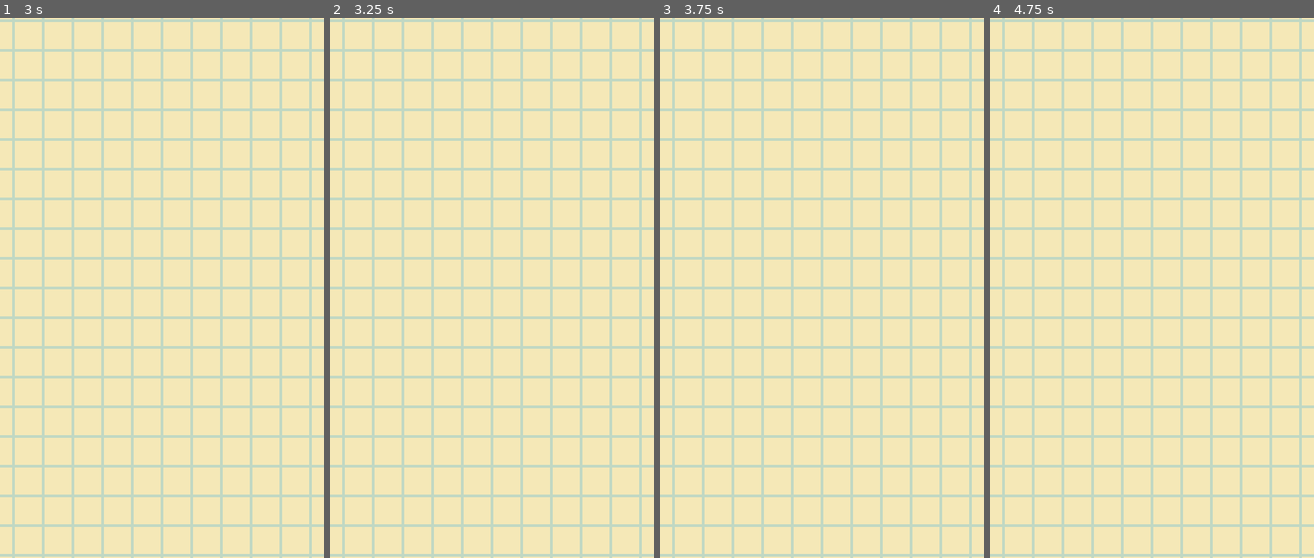
Above: before the commit, frames 1-4 (left to right).
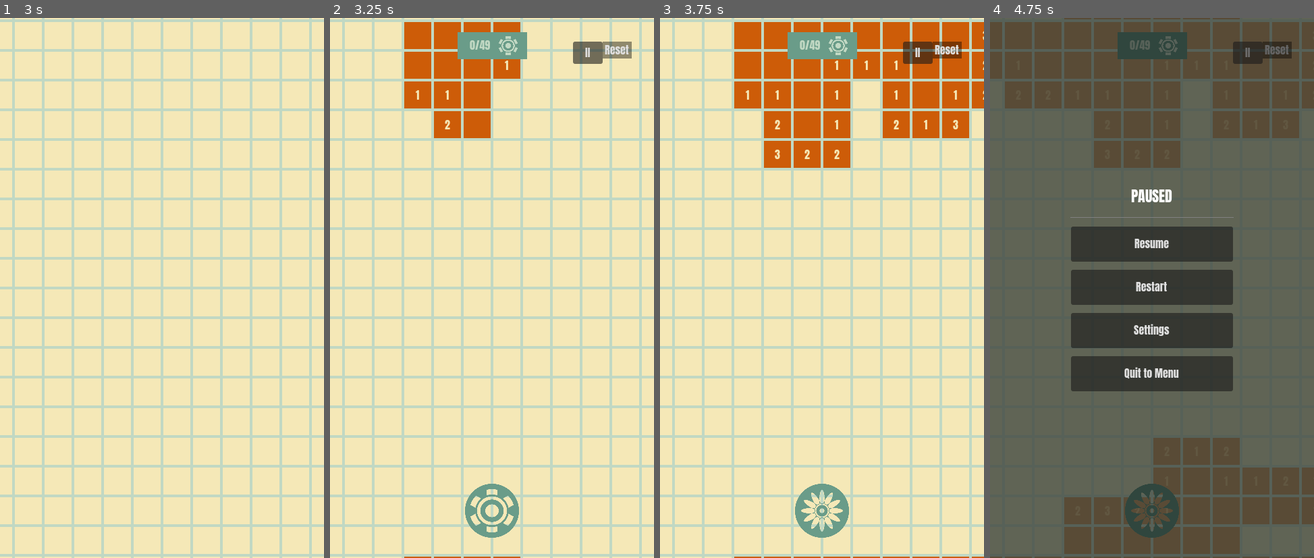
Above: after the commit, the same moments.

Repository: Kape99/mine-sweeper
Game: Godot game, scene res://Scenes/base.tscn
The game is run twice, just before and just after one commit, with the same random seed, the same clock (stepped at 60 frames per second) and the same inputs.
Inputs (mouse positions are in pixels of both pictures, inside the frame that each line leads up to):
- Up to frame 1 (3 s): click "PLAY" at 0.5 s; tap Enter at 1.25, 2.75 s; drag from (29, 34) to (116, 34) at 1.27 s; tap Space at 2 s; drag from (29, 34) to (116, 34) at 2.02 s; move the mouse to (87, 34) at 2.77 s; click (87, 34) at 2.92 s
- Up to frame 2 (3.25 s): no input
- Up to frame 3 (3.75 s): click (822, 509) at 3.52 s
- Up to frame 4 (4.75 s): click (1249, 50) at 4.25 s, where only the run after the commit has a clickable "II"

Frame 1 is identical in both runs. In frame 2, 7.3% of the frame differs, in the area x 22-94%, y 0-100%; in frame 3, 15%; in frame 4, 100%, in the area x 0-100%, y 0-100%.

Commit message:
fix defuse bug

Diff:
--- a/Scripts/Board/base_board.gd
+++ b/Scripts/Board/base_board.gd
@@ -87,6 +87,11 @@
 var _display_touch_position: Vector2 = Vector2.ZERO
 var _display_long_press_triggered: bool = false
 var _display_logical_cell: CellBase = null
+
+## Double-tap tracking for taps on wrap-mode display copies (mirrors CellBase).
+var _display_pending_tap_time: int = 0
+var _display_pending_tap_position: Vector2 = Vector2.ZERO
+var _display_pending_cell: CellBase = null
 
 ## Currently highlighted neighbors (from a long-press on a revealed cell).
 var _highlighted_neighbors: Array[CellBase] = []
@@ -294,6 +299,8 @@
 func _connect_signals(cell: CellBase) -> void:
 	if not cell.cell_pressed.is_connected(_on_cell_pressed):
 		cell.cell_pressed.connect(_on_cell_pressed)
+	if not cell.cell_open_requested.is_connected(_on_cell_open_requested):
+		cell.cell_open_requested.connect(_on_cell_open_requested)
 	if not cell.cell_explored.is_connected(_handle_explored):
 		cell.cell_explored.connect(_handle_explored)
 	if not cell.cell_defused.is_connected(_handle_defuse):
@@ -319,6 +326,8 @@
 func _release_cell(cell: CellBase) -> void:
 	if cell.cell_pressed.is_connected(_on_cell_pressed):
 		cell.cell_pressed.disconnect(_on_cell_pressed)
+	if cell.cell_open_requested.is_connected(_on_cell_open_requested):
+		cell.cell_open_requested.disconnect(_on_cell_open_requested)
 	if cell.cell_explored.is_connected(_handle_explored):
 		cell.cell_explored.disconnect(_handle_explored)
 	if cell.cell_defused.is_connected(_handle_defuse):
@@ -426,6 +435,7 @@
 	if elapsed <= Settings.long_press_threshold_ms:
 		return
 	_display_long_press_triggered = true
+	_display_pending_cell = null
 	if _display_logical_cell and _display_logical_cell.is_explored() and _display_logical_cell.nearby > 0:
 		_highlight_neighbors(_display_logical_cell)
 
@@ -465,10 +475,30 @@
 			if cell and not cell.is_explored() and _display_touch_position.distance_to(event.position) < Settings.tap_threshold:
 				cell.defuse()
 			return
-		if _display_touch_position.distance_to(event.position) < Settings.tap_threshold:
-
-			if cell:
-				_on_cell_pressed(cell, cell.nearby)
+		if cell and _display_touch_position.distance_to(event.position) < Settings.tap_threshold:
+			_on_display_tap(cell, event.position)
+
+
+## Same tap rules as [method CellBase._on_area_2d_input_event], for taps on
+## wrap-mode display copies: a double tap always opens; a single tap goes to
+## [method _on_cell_pressed], which decides what it does.
+func _on_display_tap(cell: CellBase, pos: Vector2) -> void:
+	var now: int = Time.get_ticks_msec()
+	var is_double_tap: bool = (
+		Settings.use_double_tap
+		and _display_pending_cell == cell
+		and now - _display_pending_tap_time <= Settings.double_tap_window_ms
+		and _display_pending_tap_position.distance_to(pos) < Settings.tap_threshold
+	)
+	if is_double_tap:
+		_display_pending_cell = null
+		_on_cell_open_requested(cell)
+		return
+	if Settings.use_double_tap:
+		_display_pending_cell = cell
+		_display_pending_tap_time = now
+		_display_pending_tap_position = pos
+	_on_cell_pressed(cell, cell.nearby)
 
 
 ## Finds the logical cell under a position on a non-center display tile.
@@ -642,20 +672,46 @@
 	# must never start a game from a stray tap.
 	if _is_game_over or not can_process():
 		return
+	# The first tap (single, or the first half of a double) always opens and
+	# starts the game, whatever the mode.
+	if not _is_game_started:
+		_on_cell_open_requested(cell)
+		return
 	var logical_cell: CellBase = _get_center_cell(cell)
 	if GlobalState.is_defusing:
 		if logical_cell.is_explored() and logical_cell.nearby > 0:
 			_chord_reveal(logical_cell)
 		else:
 			logical_cell.defuse()
-	elif logical_cell.is_explored() and logical_cell.nearby > 0:
-		_chord_reveal(logical_cell)
-	else:
-		if not _is_game_started:
-			_first_move(logical_cell)
-		logical_cell.explore()
-		if logical_cell.nearby == 0:
-			_explore_nearby(logical_cell)
+	elif not Settings.use_double_tap:
+		_open_cell(logical_cell)
+	# else: normal mode with double tap on — a single tap waits for the second.
+
+
+## Double tap: always opens the cell, in any mode. A flag is removed first —
+## including the one the first tap of the pair just placed in defuse mode.
+func _on_cell_open_requested(cell: CellBase) -> void:
+	if _is_game_over or not can_process():
+		return
+	var logical_cell: CellBase = _get_center_cell(cell)
+	if logical_cell.is_defused():
+		logical_cell.defuse()
+	_open_cell(logical_cell)
+
+
+## Explores [param logical_cell], or chord-reveals it if it's a revealed number.
+## Already-open blank cells are a no-op (e.g. the second half of a double tap
+## whose first tap started the game).
+func _open_cell(logical_cell: CellBase) -> void:
+	if logical_cell.is_explored():
+		if logical_cell.nearby > 0:
+			_chord_reveal(logical_cell)
+		return
+	if not _is_game_started:
+		_first_move(logical_cell)
+	logical_cell.explore()
+	if logical_cell.nearby == 0:
+		_explore_nearby(logical_cell)
 
 
 ## Chord reveal: if number of defused neighbors equals cell's nearby count,
--- a/Scripts/Gameplay/cell.gd
+++ b/Scripts/Gameplay/cell.gd
@@ -34,9 +34,14 @@
 @onready var _cell_triangle: Polygon2D = $Area2D/Polygon2D
 @onready var _cell_collision: CollisionPolygon2D = $Area2D/CollisionPolygon2D
 
-## Emitted when the player taps this cell. [param cell] is self, [param p_nearby]
+## Emitted on every single tap (also the first tap of a double tap); the
+## board decides what it does. [param cell] is self, [param p_nearby]
 ## is the mine-neighbor count (or -1 if mine).
 signal cell_pressed(cell: CellBase, p_nearby: int)
+
+## Emitted on a double tap (when [member Settings.use_double_tap] is on).
+## A double tap always opens the cell, even in defuse mode or when flagged.
+signal cell_open_requested(cell: CellBase)
 
 ## Emitted when a non-mine cell transitions to explored state.
 signal cell_explored(cell: CellBase)
@@ -312,7 +317,11 @@
 		get_viewport().set_input_as_handled()
 		return
 
-	if is_release_event:
+	# One physical tap arrives twice — as a touch AND a mouse event — because
+	# of input pointing emulation (emulate_touch_from_mouse in project.godot,
+	# emulate_mouse_from_touch by default). Only the first release of a press
+	# counts; the duplicate would toggle defuse back or fake a double tap.
+	if is_release_event and _touch_pressed:
 		_touch_pressed = false
 		var had_long_press: bool = _long_press_triggered
 		var was_dragged: bool = _touch_dragged
@@ -327,24 +336,24 @@
 			get_viewport().set_input_as_handled()
 			return
 		if within_threshold:
-			if GlobalState.is_defusing:
-				# Defuse mode: a single tap toggles defuse. Delegate to the
-				# board (via cell_pressed) so defuse/chord/explore logic lives
-				# in one place (BaseBoard._on_cell_pressed) instead of being
-				# duplicated here, which could call cell.defuse() twice.
-				cell_pressed.emit(self, nearby)
-			elif Settings.use_double_tap:
-				var now: int = Time.get_ticks_msec()
-				if _pending_tap_time > 0 \
-					and now - _pending_tap_time <= Settings.double_tap_window_ms \
-					and _pending_tap_position.distance_to(event.position) < Settings.tap_threshold:
-					# Second tap within window → double tap → explore.
-					_pending_tap_time = 0
-					cell_pressed.emit(self, nearby)
-				else:
-					# First tap → remember it, wait for possible second tap.
+			var now: int = Time.get_ticks_msec()
+			var is_double_tap: bool = (
+				Settings.use_double_tap
+				and _pending_tap_time > 0
+				and now - _pending_tap_time <= Settings.double_tap_window_ms
+				and _pending_tap_position.distance_to(event.position) < Settings.tap_threshold
+			)
+			if is_double_tap:
+				# Double tap always opens the cell, in any mode.
+				_pending_tap_time = 0
+				cell_open_requested.emit(self)
+			else:
+				if Settings.use_double_tap:
+					# Remember this tap; a second one within the window opens.
 					_pending_tap_time = now
 					_pending_tap_position = event.position
-			else:
+				# The board decides what a single tap does (open, flag, or
+				# nothing) so that logic lives in one place:
+				# BaseBoard._on_cell_pressed.
 				cell_pressed.emit(self, nearby)
 			get_viewport().set_input_as_handled()
--- a/Scripts/Settings.gd
+++ b/Scripts/Settings.gd
@@ -5,6 +5,9 @@
 
 const CONFIG_PATH: String = "user://settings.cfg"
 const CONFIG_SECTION: String = "settings"
+
+## Bump when a stored setting needs a one-time upgrade; see [method _migrate].
+const SETTINGS_VERSION: int = 1
 
 signal setting_changed(key: String, value: Variant)
 
@@ -22,7 +25,8 @@
 		long_press_threshold_ms = clampi(v, 50, 5000)
 		_persist("long_press_threshold_ms", long_press_threshold_ms)
 
-## Whether a double tap (instead of a single tap) triggers explore.
+## Whether a double tap (instead of a single tap) opens a cell. A double tap
+## always opens, even in defuse mode or on a flagged cell.
 var use_double_tap: bool:
 	set(v):
 		use_double_tap = v
@@ -68,8 +72,21 @@
 
 	tap_threshold = _config.get_value(CONFIG_SECTION, "tap_threshold", 15.0)
 	long_press_threshold_ms = _config.get_value(CONFIG_SECTION, "long_press_threshold_ms", 400)
-	use_double_tap = _config.get_value(CONFIG_SECTION, "use_double_tap", false)
+	use_double_tap = _config.get_value(CONFIG_SECTION, "use_double_tap", true)
 	double_tap_window_ms = _config.get_value(CONFIG_SECTION, "double_tap_window_ms", 350)
+	_migrate(_config.get_value(CONFIG_SECTION, "settings_version", 0))
+
+
+## One-time upgrades for configs saved by older versions.
+func _migrate(from_version: int) -> void:
+	if from_version >= SETTINGS_VERSION:
+		return
+	if from_version < 1:
+		# v1: double tap became the default. Older installs saved the old
+		# default (off) on first launch, so switch it on once.
+		use_double_tap = true
+	_config.set_value(CONFIG_SECTION, "settings_version", SETTINGS_VERSION)
+	_save()
 
 
 ## Reset all settings to their in-code defaults and persist.
@@ -81,8 +98,9 @@
 func _apply_defaults() -> void:
 	tap_threshold = 15.0
 	long_press_threshold_ms = 400
-	use_double_tap = false
+	use_double_tap = true
 	double_tap_window_ms = 350
+	_config.set_value(CONFIG_SECTION, "settings_version", SETTINGS_VERSION)
 
 
 ## Reads a stored setting by key (fallback to default if missing).
--- a/Scripts/Tests/test_defuse_double.gd
+++ b/Scripts/Tests/test_defuse_double.gd
@@ -1,9 +1,16 @@
 ## Regression: in defuse mode a tap must toggle defuse exactly once.
 ## If cell.defuse() were invoked twice per tap (once in cell.gd and once in
-## BaseBoard._on_cell_pressed), the cell would end un-flagged.
+## BaseBoard._on_cell_pressed, or once per emulated touch+mouse event), the
+## cell would end un-flagged. Also covers double tap (always opens) and the
+## first tap of a game (always opens, single or double).
 extends TestCase
 
 const SQUARE_SCENE: String = "res://Scenes/Board/square_board.tscn"
+
+var _press: InputEventScreenTouch
+var _release: InputEventScreenTouch
+var _mouse_press: InputEventMouseButton
+var _mouse_release: InputEventMouseButton
 
 
 func _ready() -> void:
@@ -13,33 +20,133 @@
 
 
 func run() -> void:
+	_build_events()
+	var prev_double_tap: bool = Settings.use_double_tap
+
+	_test_first_tap(false, false, "single tap, double tap off")
+	_test_first_tap(true, false, "single tap, double tap on")
+	_test_first_tap(true, true, "double tap")
+
+	var board: BaseBoard = _started_board()
+
+	# --- Double tap off: every defuse-mode tap toggles once ---
+	Settings.use_double_tap = false
+	GlobalState.is_defusing = true
+	var cell: CellBase = board.board_state[1][1]
+
+	_tap(cell)
+	assert_true(cell.is_defused(), "Defuse mode tap defuses exactly once (cell flagged)")
+	_tap(cell)
+	assert_false(cell.is_defused(), "Second defuse mode tap toggles back (defuse called once)")
+
+	# Real input: with input pointing emulation, one physical tap reaches the
+	# cell as BOTH a touch event and a mouse-button event.
+	_emulated_tap(cell)
+	assert_true(cell.is_defused(), "Emulated touch+mouse tap defuses exactly once")
+	cell.defuse()  # back to unknown
+
+	# --- Double tap on ---
+	Settings.use_double_tap = true
+
+	# Normal mode: single tap does nothing, even when duplicated by emulation.
+	GlobalState.is_defusing = false
+	var a: CellBase = board.board_state[0][0]
+	var open_count: Array[int] = [0]
+	a.cell_open_requested.connect(func(_c: CellBase) -> void: open_count[0] += 1)
+	_emulated_tap(a)
+	assert_eq(open_count[0], 0, "Emulated touch+mouse single tap is not a double tap")
+	assert_false(a.is_explored(), "Single tap does not open with double tap on")
+
+	# Normal mode: double tap opens.
+	_emulated_tap(a)
+	assert_eq(open_count[0], 1, "Double tap requests open once")
+	assert_true(a.is_explored(), "Double tap opens in normal mode")
+
+	# Defuse mode: single tap still flags immediately.
+	GlobalState.is_defusing = true
+	var b: CellBase = board.board_state[0][1]
+	_tap(b)
+	assert_true(b.is_defused(), "Defuse mode single tap flags immediately with double tap on")
+
+	# Defuse mode: double tap opens (removes the flag the first tap placed).
+	_tap(b)
+	assert_true(b.is_explored(), "Double tap opens in defuse mode")
+	assert_false(b.is_defused(), "Opened cell is no longer flagged")
+
+	# Defuse mode: double tap on an already-flagged cell still opens it.
+	var c: CellBase = board.board_state[0][2]
+	c.defuse()
+	_tap(c)
+	assert_false(c.is_defused(), "First tap unflags")
+	_tap(c)
+	assert_true(c.is_explored(), "Double tap opens a previously flagged cell")
+
+	GlobalState.is_defusing = false
+	Settings.use_double_tap = prev_double_tap
+
+	board.free()
+	BaseBoard.clear_pools()
+
+
+## The first tap of a game opens the cell and starts the game, even in
+## defuse mode, whether it's a single tap or a double tap.
+func _test_first_tap(double_tap_setting: bool, tap_twice: bool, label: String) -> void:
+	Settings.use_double_tap = double_tap_setting
+	GlobalState.is_defusing = true
 	var board: BaseBoard = load(SQUARE_SCENE).instantiate()
 	add_child(board)
 	board.start_game(3, 3, 0, true)
-
-	GlobalState.is_defusing = true
-
 	var cell: CellBase = board.board_state[1][1]
-	var press: InputEventScreenTouch = InputEventScreenTouch.new()
-	press.pressed = true
-	press.position = Vector2.ZERO
-	press.index = 0
-	var release: InputEventScreenTouch = InputEventScreenTouch.new()
-	release.pressed = false
-	release.position = Vector2.ZERO
-	release.index = 0
-
-	# First tap: defuse once.
-	cell._on_area_2d_input_event(null, press, 0)
-	cell._on_area_2d_input_event(null, release, 0)
-	assert_true(cell.is_defused(), "Defuse mode tap defuses exactly once (cell flagged)")
-
-	# Second tap: defuse once more (toggle back).
-	cell._on_area_2d_input_event(null, press, 0)
-	cell._on_area_2d_input_event(null, release, 0)
-	assert_false(cell.is_defused(), "Second defuse mode tap toggles back (defuse called once)")
-
+	_emulated_tap(cell)
+	if tap_twice:
+		_emulated_tap(cell)
+	assert_true(board._is_game_started and cell.is_explored(), "First %s opens and starts the game in defuse mode" % label)
+	assert_false(cell.is_defused(), "First %s does not flag" % label)
 	GlobalState.is_defusing = false
-
 	board.free()
 	BaseBoard.clear_pools()
+
+
+## A 3x3 wrapping board with the game already started and one mine at (2,2).
+## On a 3x3 torus every cell neighbors every other, so each non-mine cell
+## shows 1 and opening one doesn't cascade.
+func _started_board() -> BaseBoard:
+	var board: BaseBoard = load(SQUARE_SCENE).instantiate()
+	add_child(board)
+	board.start_game(3, 3, 0, true)
+	var mine: CellBase = board.board_state[2][2]
+	mine.mark_as_mine()
+	for n: CellBase in board._get_nearby_cells(mine).keys():
+		n.increment_nearby()
+	board._is_game_started = true
+	return board
+
+
+func _build_events() -> void:
+	_press = InputEventScreenTouch.new()
+	_press.pressed = true
+	_press.position = Vector2.ZERO
+	_release = InputEventScreenTouch.new()
+	_release.pressed = false
+	_release.position = Vector2.ZERO
+	_mouse_press = InputEventMouseButton.new()
+	_mouse_press.button_index = MOUSE_BUTTON_LEFT
+	_mouse_press.pressed = true
+	_mouse_press.position = Vector2.ZERO
+	_mouse_release = InputEventMouseButton.new()
+	_mouse_release.button_index = MOUSE_BUTTON_LEFT
+	_mouse_release.pressed = false
+	_mouse_release.position = Vector2.ZERO
+
+
+func _tap(cell: CellBase) -> void:
+	cell._on_area_2d_input_event(null, _press, 0)
+	cell._on_area_2d_input_event(null, _release, 0)
+
+
+## One physical tap as the engine delivers it with pointing emulation on.
+func _emulated_tap(cell: CellBase) -> void:
+	cell._on_area_2d_input_event(null, _mouse_press, 0)
+	cell._on_area_2d_input_event(null, _press, 0)
+	cell._on_area_2d_input_event(null, _mouse_release, 0)
+	cell._on_area_2d_input_event(null, _release, 0)
--- a/Scripts/Tests/test_settings_persistence.gd
+++ b/Scripts/Tests/test_settings_persistence.gd
@@ -1,7 +1,22 @@
 ## Settings persistence test.
-## All settings were removed — board wrap is now a setup option owned
-## by GlobalState / MainMenu, so there is nothing to persist here.
+## Covers the one-time migration that switches double tap on for configs
+## saved before it became the default.
 extends TestCase
 
 func run() -> void:
-	pass
+	var prev_double_tap: bool = Settings.use_double_tap
+
+	# A pre-v1 config (no settings_version) with double tap saved as off.
+	Settings.use_double_tap = false
+	Settings._config.erase_section_key(Settings.CONFIG_SECTION, "settings_version")
+	Settings._migrate(0)
+	assert_true(Settings.use_double_tap, "Migration from v0 turns double tap on")
+	assert_eq(Settings.get_setting("settings_version", 0), Settings.SETTINGS_VERSION,
+		"Migration stores the current settings version")
+
+	# Once migrated, a later choice to turn it off sticks.
+	Settings.use_double_tap = false
+	Settings._migrate(Settings.get_setting("settings_version", 0))
+	assert_false(Settings.use_double_tap, "Migration runs only once")
+
+	Settings.use_double_tap = prev_double_tap
--- a/Scripts/base.gd
+++ b/Scripts/base.gd
@@ -163,8 +163,11 @@
 	_board = _take_board()
 	var mine_count: int = GlobalState.get_mine_count()
 
-	GlobalState.is_defusing = false
-	_defuse_button.button_pressed = false
+	# Games start in defuse mode. The first tap always opens a cell (see
+	# BaseBoard._on_cell_pressed), so the game can start even though the HUD
+	# with the defuse button stays hidden until then.
+	GlobalState.is_defusing = true
+	_defuse_button.button_pressed = true
 	_board.start_game(GlobalState.board_cols, GlobalState.board_rows, mine_count, GlobalState.board_wrap)
 	_board.on_game_started.connect(_game_started)
 	_board.on_defuse_changed.connect(_defused_changed)
